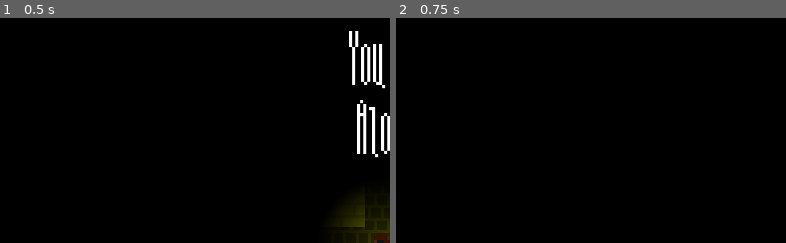
Above: before the commit, frames 1-2 (left to right).
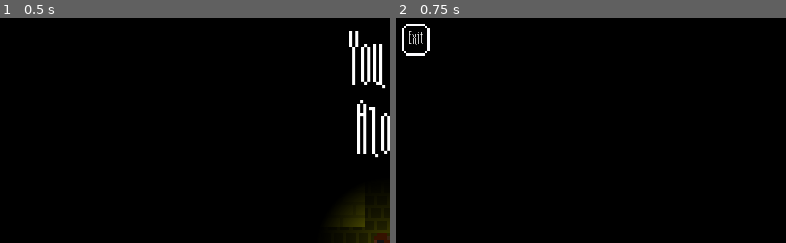
Above: after the commit, the same moments.

Repository: Demindiro/you-are-alone
Game: Godot game, scene res://main_menu.tscn
Two runs of this game, one before a commit and one after it. Both use one fixed random seed, a clock stepped at 60 frames per second and the inputs below. Sound files missing from this copy of the repository are replaced by a short silence.
Inputs:
- Up to frame 1 (0.5 s): no input
- Up to frame 2 (0.75 s): click "Play" at 0.5 s
The pictures show only the part of the screen within x 0-50%, y 0-50%; the shares and areas given below are measured in that part.

Frame 1 is identical in both runs. In frame 2, 0.3% of the frame differs, in the area x 1-9%, y 2-17%.

Commit message:
Add exit menu

Diff:
--- a/main_menu.gd
+++ b/main_menu.gd
@@ -1,4 +1,12 @@
 extends Node
+
+
+export var shadow_path := NodePath()
+onready var shadow: MeshInstance2D = get_node(shadow_path)
+
+
+func _ready() -> void:
+	shadow.material.set_shader_param("shadow_radius", 1.0)
 
 
 func play() -> void:
--- a/main_menu.tscn
+++ b/main_menu.tscn
@@ -16,6 +16,7 @@
 
 [node name="Main menu" type="Node"]
 script = ExtResource( 5 )
+shadow_path = NodePath("Node2D/Node2D/Shadow")
 
 [node name="ColorRect" type="ColorRect" parent="."]
 anchor_right = 1.0
--- /dev/null
+++ b/ui/exit.gd
@@ -0,0 +1,9 @@
+extends CenterContainer
+
+
+func exit() -> void:
+	get_tree().change_scene("res://main_menu.tscn")
+
+
+func cancel() -> void:
+	visible = false
--- /dev/null
+++ b/ui/exit.tscn
@@ -0,0 +1,51 @@
+[gd_scene load_steps=3 format=2]
+
+[ext_resource path="res://ui/theme.tres" type="Theme" id=1]
+[ext_resource path="res://ui/exit.gd" type="Script" id=2]
+
+[node name="Exit" type="CenterContainer"]
+anchor_right = 1.0
+anchor_bottom = 1.0
+theme = ExtResource( 1 )
+script = ExtResource( 2 )
+__meta__ = {
+"_edit_use_anchors_": false
+}
+
+[node name="Box" type="PanelContainer" parent="."]
+margin_left = 387.0
+margin_top = 238.0
+margin_right = 637.0
+margin_bottom = 362.0
+
+[node name="Box" type="VBoxContainer" parent="Box"]
+margin_left = 9.0
+margin_top = 9.0
+margin_right = 241.0
+margin_bottom = 115.0
+
+[node name="Label" type="Label" parent="Box/Box"]
+margin_right = 232.0
+margin_bottom = 42.0
+text = "Are you sure you want to exit?"
+
+[node name="Box" type="HBoxContainer" parent="Box/Box"]
+margin_top = 46.0
+margin_right = 232.0
+margin_bottom = 106.0
+alignment = 1
+
+[node name="No" type="Button" parent="Box/Box/Box"]
+margin_right = 114.0
+margin_bottom = 60.0
+size_flags_horizontal = 3
+text = "No"
+
+[node name="Yes" type="Button" parent="Box/Box/Box"]
+margin_left = 118.0
+margin_right = 232.0
+margin_bottom = 60.0
+size_flags_horizontal = 3
+text = "Yes"
+[connection signal="pressed" from="Box/Box/Box/No" to="." method="cancel"]
+[connection signal="pressed" from="Box/Box/Box/Yes" to="." method="exit"]
--- a/ui/ui.tscn
+++ b/ui/ui.tscn
@@ -10,9 +10,14 @@
 [ext_resource path="res://ui/game_over.tscn" type="PackedScene" id=8]
 [ext_resource path="res://ui/click_sound.tscn" type="PackedScene" id=9]
 [ext_resource path="res://ui/game_won.tscn" type="PackedScene" id=10]
+[ext_resource path="res://ui/exit.tscn" type="PackedScene" id=11]
 
 [sub_resource type="DynamicFont" id=1]
 size = 48
+font_data = ExtResource( 5 )
+
+[sub_resource type="DynamicFont" id=2]
+size = 32
 font_data = ExtResource( 5 )
 
 [node name="UI" type="CanvasLayer"]
@@ -163,4 +168,21 @@
 visible = false
 
 [node name="Click sound" parent="." instance=ExtResource( 9 )]
+
+[node name="Exit" parent="." instance=ExtResource( 11 )]
+visible = false
+
+[node name="Exit button" type="Button" parent="."]
+margin_left = 20.0
+margin_top = 20.0
+margin_right = 40.0
+margin_bottom = 40.0
+focus_mode = 0
+theme = ExtResource( 1 )
+custom_fonts/font = SubResource( 2 )
+text = "Exit"
+__meta__ = {
+"_edit_use_anchors_": false
+}
 [connection signal="pressed" from="Light candle" to="Click sound" method="play"]
+[connection signal="pressed" from="Exit button" to="Exit" method="set_visible" binds= [ true ]]
Not shown: 1 places in ui/ui.tscn that only renumber resources
